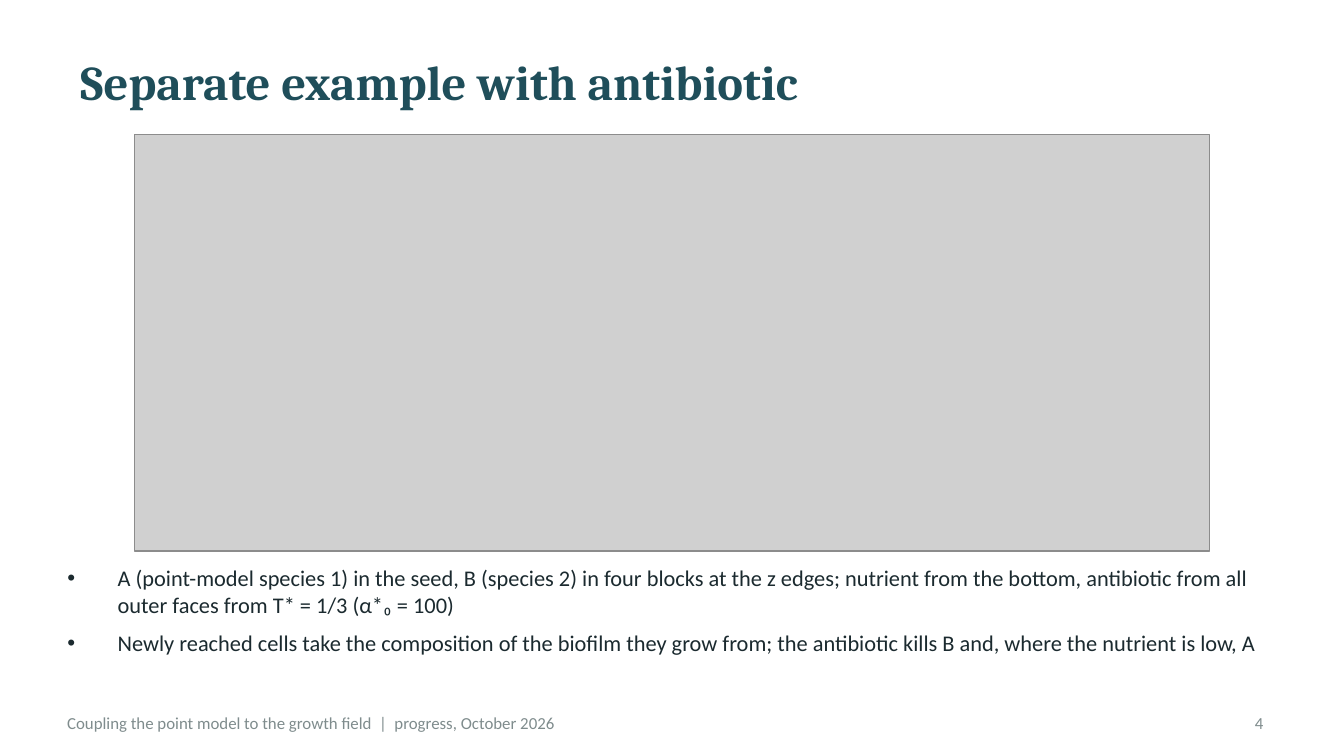
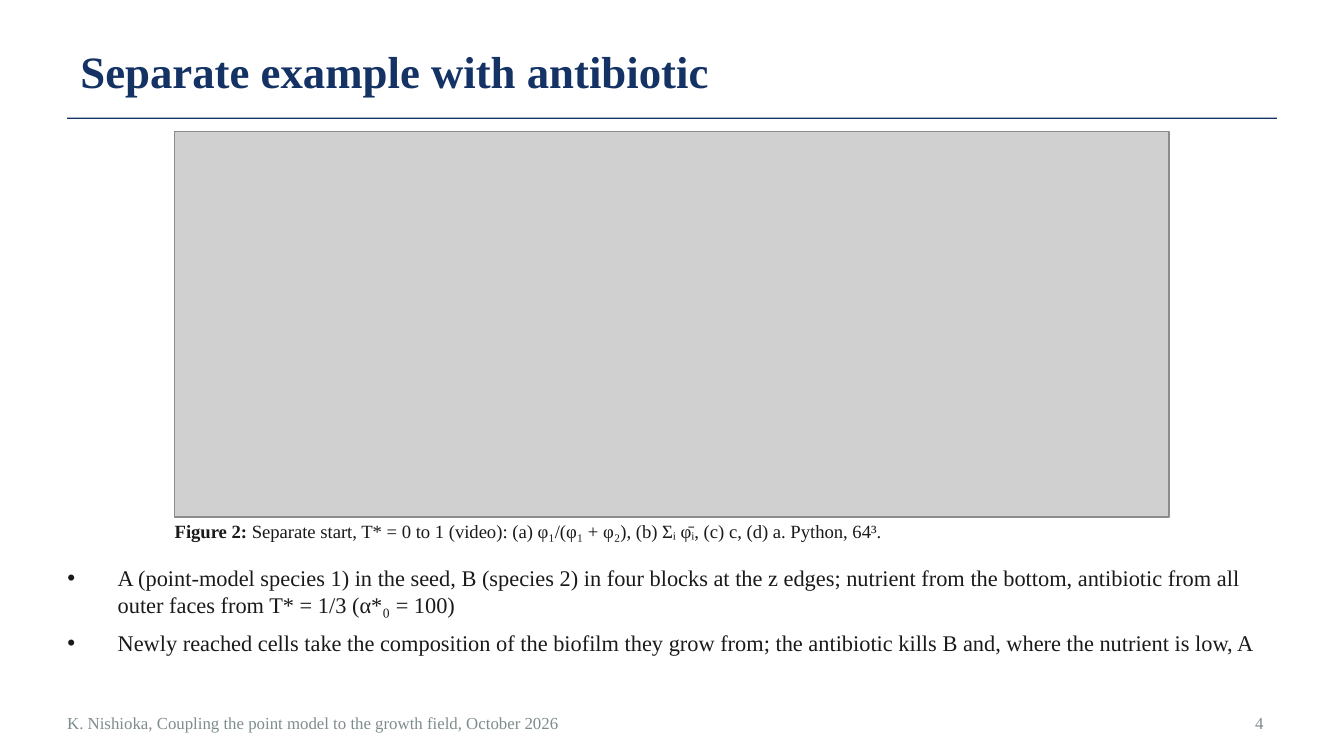
Before and after one commit to keisuke58/pde-fem-biofilm, a slide deck: slide 4 of slides_progress_2026-10.pptx. Drawn at 1344x756 pixels with LibreOffice and Linux fonts; fonts in the diff are those of the drawing; grey boxes stand for pictures. Boxes give left, top, right and bottom in pixels: in the first picture for what was removed or moved away, otherwise in the second. Text is boxed around its words. In the diff, an @@ line names an element or a change of style, - is before the commit and + after.

Commit message:
Progress deck (pptx) in the thesis style: Times, numbered captions, references

```diff
--- a/slides_progress_2026-10.pptx
+++ b/slides_progress_2026-10.pptx
@@ title "Separate example with antibiotic": place and size @@
-title "Separate example with antibiotic" at box(80, 66, 798, 110)
+title "Separate example with antibiotic" at box(80, 57, 709, 98)
@@ title "Separate example with antibiotic" at box(80, 57, 709, 98): size 26 to 24 pt, font Cambria to Times New Roman, text colour #1F4E5A to #143264 @@
@@ line added from (67, 118) to (1277, 118), #143264 0.75 pt @@
@@ picture: place and size @@
-picture at box(134, 134, 1210, 551)
+picture at box(175, 132, 1169, 517)
@@ text added at box(175, 525, 881, 542), 10 pt, text #1A1A1A @@
+Figure 2: Separate start, T* = 0 to 1 (video): (a) φ₁/(φ₁ + φ₂), (b) Σᵢ φ̄ᵢ, (c) c, (d) a. Python, 64³.
@@ text "A (point-model species 1) in ..." at box(118, 570, 1253, 656): font Calibri to Times New Roman, text colour #1B2A2F to #1A1A1A @@
@@ text at box(67, 717, 559, 733): text changed; font Calibri to Times New Roman @@
-Coupling the point model to the growth field | progress, October 2026
+K. Nishioka, Coupling the point model to the growth field, October 2026
@@ page number at box(1255, 718, 1263, 729): font Calibri to Times New Roman @@
```
Also in this commit, not shown: 13 other slides changed, 1 slide added.
